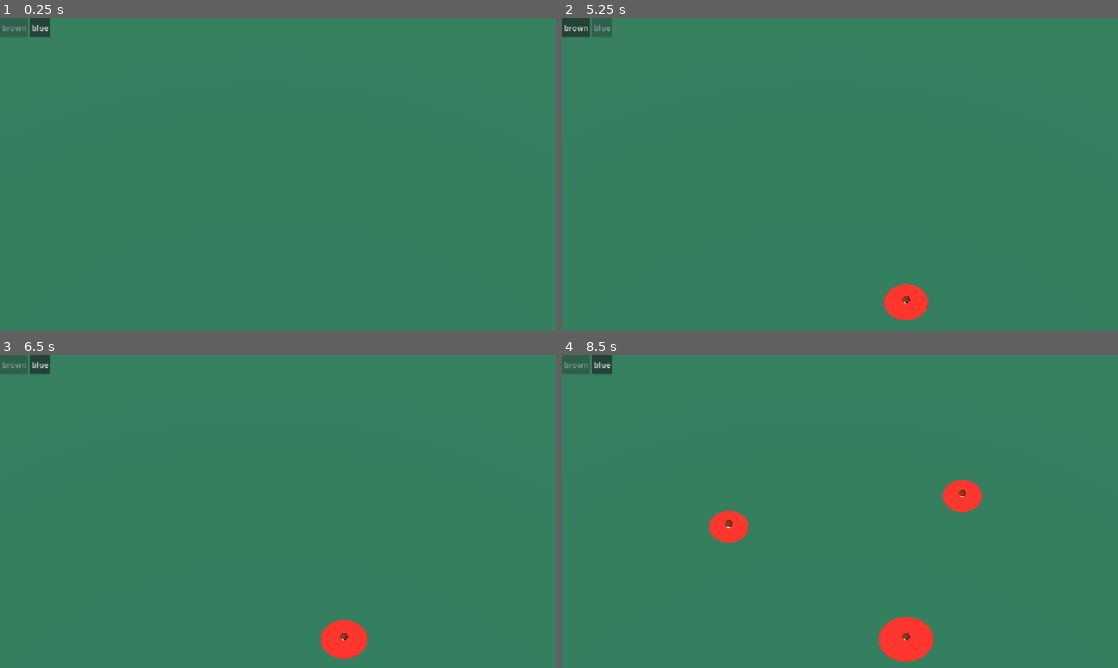
Above: before the commit, frames 1-4 (two rows, left to right).
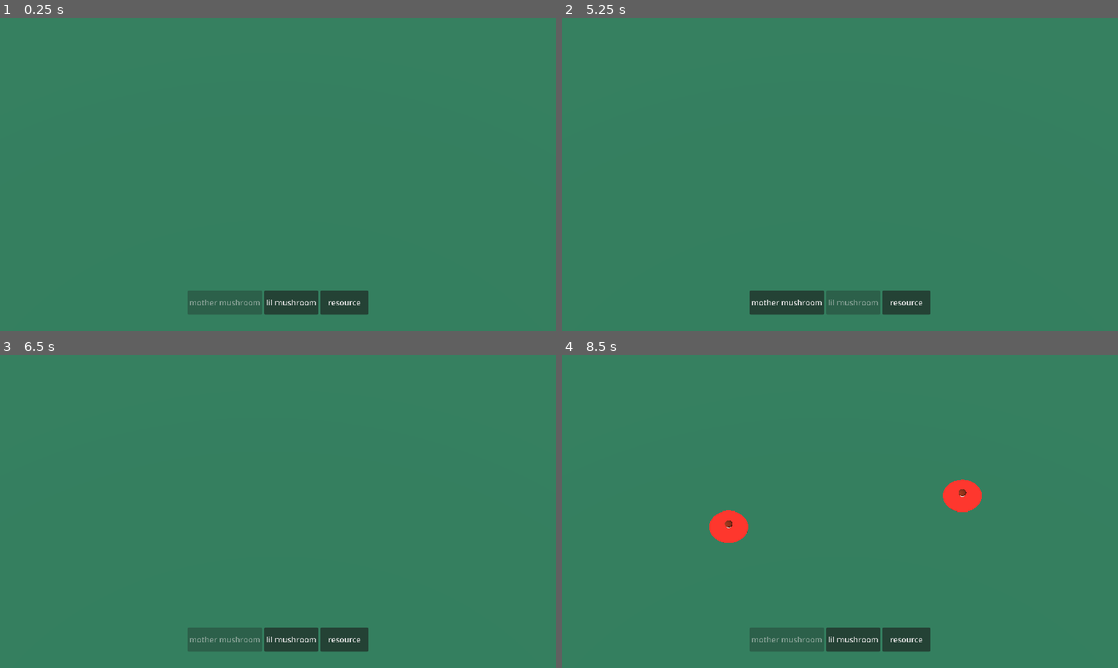
Above: after the commit, the same moments.

Repository: JulietteDestang/CozyFallGameJam2026
Game: Godot game, scene res://Game.tscn
The game is run twice, just before and just after one commit, with the same random seed, the same clock (stepped at 60 frames per second) and the same inputs.
Inputs (mouse positions are in pixels of both pictures, inside the frame that each line leads up to):
- Up to frame 1 (0.25 s): no input
- Up to frame 2 (5.25 s): click "blue" (after the commit: "lil mushroom") at 0.5 s; click "brown" (after the commit: "mother mushroom") at 1.25 s; click (906, 302) at 2 s, where only the run after the commit has a clickable "resource"; click "blue" (after the commit: "lil mushroom") at 2.75 s; click "brown" (after the commit: "mother mushroom") at 3.5 s; click (906, 302) at 4.25 s, where only the run after the commit has a clickable "resource"; click "blue" (after the commit: "lil mushroom") at 5 s
- Up to frame 3 (6.5 s): click "brown" (after the commit: "mother mushroom") at 5.75 s
- Up to frame 4 (8.5 s): click (906, 639) at 6.5 s, where only the run after the commit has a clickable "resource"; tap Enter at 7.25 s; move the mouse to (962, 495) at 7.27 s; click (962, 495) at 7.42 s; tap Space at 8 s; move the mouse to (728, 527) at 8.02 s; click (728, 527) at 8.17 s

The runs differ from the first frame. In frame 1, 2.9% of the frame differs, in the area x 0-67%, y 0-95%; in frame 2, 3.1%; in frame 3, 3.1%; in frame 4, 3.4%, in the area x 0-76%, y 0-98%.

Commit message:
separate UI scene
making a separate UI scene with good constraints

Diff:
--- a/cozy-gam-jam/Game.tscn
+++ b/cozy-gam-jam/Game.tscn
@@ -2,7 +2,7 @@
 
 [ext_resource type="Script" uid="uid://b436jf8byt3u4" path="res://Scripts/Environment/click_handler.gd" id="1_wbfu4"]
 [ext_resource type="Script" uid="uid://bkmgldsivmfh4" path="res://Scripts/Interactable/ground.gd" id="2_xkndl"]
-[ext_resource type="Script" uid="uid://b7mf85ic7o80r" path="res://Scripts/UI/MushroomMenu.gd" id="3_u44n3"]
+[ext_resource type="PackedScene" uid="uid://etgwuy01scde" path="res://Scenes/UI/UI_ingamebase.tscn" id="4_sb48q"]
 
 [sub_resource type="ProceduralSkyMaterial" id="ProceduralSkyMaterial_sb48q"]
 
@@ -56,15 +56,5 @@
 
 [node name="CanvasLayer" type="CanvasLayer" parent="." unique_id=2098541339]
 
-[node name="MushroomMenu" type="HBoxContainer" parent="CanvasLayer" unique_id=1522077235]
-offset_right = 40.0
-offset_bottom = 40.0
-script = ExtResource("3_u44n3")
-
-[node name="ButtonBrown" type="Button" parent="CanvasLayer/MushroomMenu" unique_id=53678665]
-layout_mode = 2
-text = "brown"
-
-[node name="ButtonBlue" type="Button" parent="CanvasLayer/MushroomMenu" unique_id=2073404584]
-layout_mode = 2
-text = "blue"
+[node name="inGameUI" parent="." unique_id=671034291 instance=ExtResource("4_sb48q")]
+mouse_filter = 2
--- /dev/null
+++ b/cozy-gam-jam/Scenes/UI/UI_ingamebase.tscn
@@ -0,0 +1,66 @@
+[gd_scene format=3 uid="uid://etgwuy01scde"]
+
+[ext_resource type="Script" uid="uid://b7mf85ic7o80r" path="res://Scripts/UI/MushroomMenu.gd" id="1_1pvvf"]
+[ext_resource type="Texture2D" uid="uid://cpwvs2afny14q" path="res://assets/UI/circle_brown_carvedout.png" id="1_ga52n"]
+
+[node name="inGameUI" type="Control" unique_id=671034291]
+layout_mode = 3
+anchors_preset = 15
+anchor_right = 1.0
+anchor_bottom = 1.0
+grow_horizontal = 2
+grow_vertical = 2
+
+[node name="VBoxContainer" type="VBoxContainer" parent="." unique_id=1726368891]
+layout_mode = 1
+anchors_preset = 7
+anchor_left = 0.5
+anchor_top = 1.0
+anchor_right = 0.5
+anchor_bottom = 1.0
+offset_left = -10.0
+offset_top = -8.0
+offset_right = 10.0
+grow_horizontal = 2
+grow_vertical = 0
+
+[node name="HBoxContainer" type="HBoxContainer" parent="VBoxContainer" unique_id=1710587374]
+layout_mode = 2
+size_flags_horizontal = 4
+size_flags_vertical = 8
+script = ExtResource("1_1pvvf")
+
+[node name="button1_mothershroom" type="Button" parent="VBoxContainer/HBoxContainer" unique_id=779831515]
+custom_minimum_size = Vector2(100, 50)
+layout_mode = 2
+text = "mother mushroom"
+
+[node name="button2_lilshroom" type="Button" parent="VBoxContainer/HBoxContainer" unique_id=1722778384]
+custom_minimum_size = Vector2(100, 50)
+layout_mode = 2
+text = "lil mushroom"
+
+[node name="button3_myceliumblock" type="Button" parent="VBoxContainer/HBoxContainer" unique_id=1358265098]
+custom_minimum_size = Vector2(100, 50)
+layout_mode = 2
+text = "resource"
+
+[node name="Control" type="Control" parent="VBoxContainer" unique_id=785284179]
+custom_minimum_size = Vector2(30, 30)
+layout_mode = 2
+
+[node name="MarginContainer" type="MarginContainer" parent="." unique_id=1674037630]
+visible = false
+custom_minimum_size = Vector2(100, 100)
+layout_mode = 1
+offset_right = 64.0
+offset_bottom = 64.0
+theme_override_constants/margin_left = 30
+theme_override_constants/margin_top = 30
+theme_override_constants/margin_right = 30
+theme_override_constants/margin_bottom = 30
+
+[node name="TextureProgressBar" type="TextureProgressBar" parent="MarginContainer" unique_id=392642056]
+layout_mode = 2
+fill_mode = 4
+texture_under = ExtResource("1_ga52n")
--- a/cozy-gam-jam/Scripts/Environment/click_handler.gd
+++ b/cozy-gam-jam/Scripts/Environment/click_handler.gd
@@ -22,3 +22,4 @@
 			collider.interact()
 	elif collider.is_in_group("ground"):
 		MushroomManager.spawn_mushroom(MushroomManager.selected_mushroom, world_pos, self)
+		print ("j'ai spawn pour de vrai le mushroom")
--- a/cozy-gam-jam/Scripts/Interactable/Mushroom_manager.gd
+++ b/cozy-gam-jam/Scripts/Interactable/Mushroom_manager.gd
@@ -19,5 +19,6 @@
 		push_warning("Type de champignon inconnu: " + type)
 		return
 	var mushroom = mushroom_scenes[type].instantiate()
+	print("j'ai spawn le mush")
 	parent.add_child(mushroom)
 	mushroom.global_position = pos
--- a/cozy-gam-jam/Scripts/UI/MushroomMenu.gd
+++ b/cozy-gam-jam/Scripts/UI/MushroomMenu.gd
@@ -1,11 +1,12 @@
 extends HBoxContainer
 
-@onready var button_brown: Button = $ButtonBrown
-@onready var button_blue: Button = $ButtonBlue
+@onready var button_mothermush: Button = $button1_mothershroom
+@onready var button_lilmush: Button = $button2_lilshroom
+@onready var button_appliance: Button = $button3_myceliumblock
 
 func _ready() -> void:
-	button_brown.pressed.connect(_on_mushroom_selected.bind("brown"))
-	button_blue.pressed.connect(_on_mushroom_selected.bind("blue"))
+	button_mothermush.pressed.connect(_on_mushroom_selected.bind("brown"))
+	button_lilmush.pressed.connect(_on_mushroom_selected.bind("blue"))
 	_update_button_highlight()
 
 func _on_mushroom_selected(type: String) -> void:
@@ -13,5 +14,5 @@
 	_update_button_highlight()
 
 func _update_button_highlight() -> void:
-	button_brown.disabled = (MushroomManager.selected_mushroom == "brown")
-	button_blue.disabled = (MushroomManager.selected_mushroom == "blue")
+	button_mothermush.disabled = (MushroomManager.selected_mushroom == "brown")
+	button_lilmush.disabled = (MushroomManager.selected_mushroom == "blue")
--- a/cozy-gam-jam/project.godot
+++ b/cozy-gam-jam/project.godot
@@ -21,7 +21,7 @@
 
 [display]
 
-window/stretch/mode="canvas_items"
+window/stretch/mode="viewport"
 window/stretch/aspect="expand"
 
 [physics]
@@ -30,4 +30,5 @@
 
 [rendering]
 
+textures/canvas_textures/default_texture_filter=0
 rendering_device/driver.windows="d3d12"
Binary file added: cozy-gam-jam/assets/UI/brownsheet.png
Not shown, added: cozy-gam-jam/assets/UI/brownsheet.png.import
Binary file added: cozy-gam-jam/assets/UI/circle_brown_carvedout.png
Not shown, added: cozy-gam-jam/assets/UI/circle_brown_carvedout.png.import
Binary file added: cozy-gam-jam/assets/UI/yellowSheet.png
Not shown, added: cozy-gam-jam/assets/UI/yellowSheet.png.import
